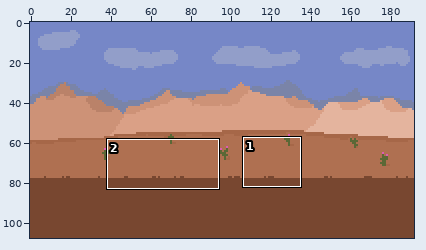
Two states of a pixel-art file, res_dev/texture/scene.ase. The first picture is a wide view before the edit; the outline marks the close-up.
Close-up. The starting point:
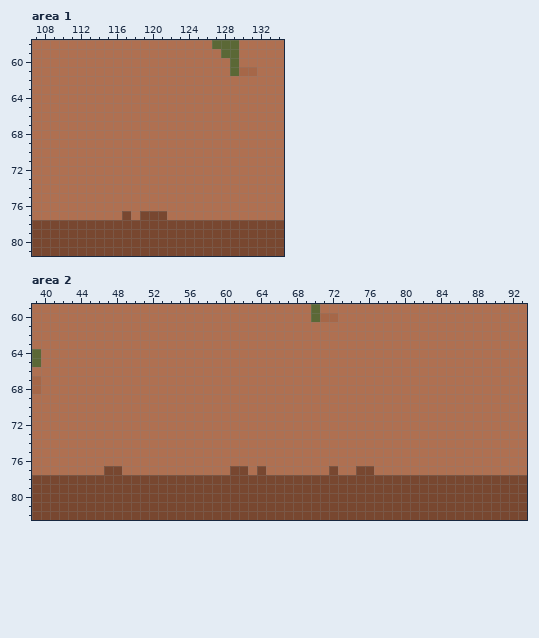
192x108 pixels, 1 frame. Shown: area 1: x 107..134, y 58..81; area 2: x 39..93, y 59..82.
And afterwards:
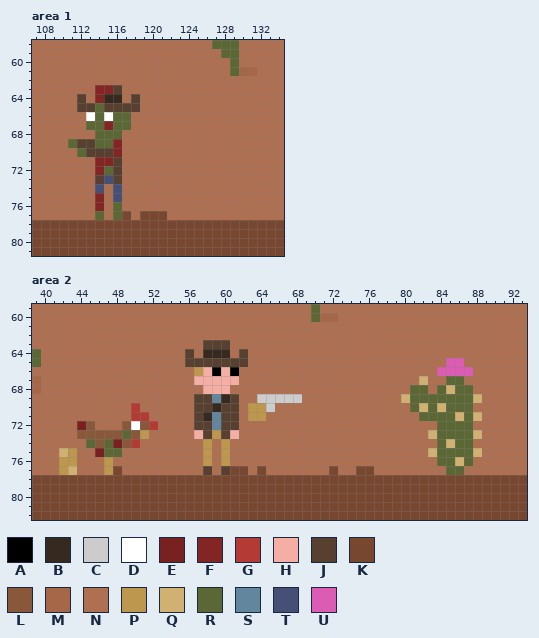
Palette (. is transparent): A #000000  B #362920  C #cccccc  D #ffffff  E #792121  F #832525  G #b43b35  H #f5aea3  J #574030  K #784730  L #89573a  M #a66748  N #af7051  P #bc974d  Q #d1b171  R #5b6836  S #62869e  T #464f75  U #dc5bb3
The exact change:
layer "Entities" now shown
Area 1, layer "Entities":
y 63: x 114..116 NNN -> FFJ
y 64: x 112 N -> J; x 114..116 NNN -> FBB; x 118 N -> J
y 65: x 112..118 NNNNNNN -> JJRJJJJ
y 66: x 113..117 NNNNN -> DRDRR
y 67: x 113..117 NNNNN -> RRFRR
y 68: x 114..116 NNN -> RRR
y 69: x 111..116 NNNNNN -> RJJRRF
y 70: x 112..116 NNNNN -> RJJJF
y 71: x 114..116 NNN -> FFJ
y 72: x 114..116 NNN -> FRJ
y 73: x 114..116 NNN -> JTJ
y 74: x 114 N -> T; x 116 N -> T
y 75: x 114 N -> F; x 116 N -> T
y 76: x 114 N -> F; x 116 N -> R
y 77: x 114 N -> R; x 116 N -> R
Area 2, layer "Entities":
y 63: x 58..60 NNN -> JJJ
y 64: x 56 N -> J; x 58..60 NNN -> BBB; x 62 N -> J
y 65: x 56..62 NNNNNNN -> JJJJJJJ; x 85..86 NN -> UU
y 66: x 57..61 NNNNN -> PHAHA; x 84..87 NNNN -> UUUU
y 67: x 57..61 NNNNN -> HHHHH; x 82 N -> Q; x 85..86 NN -> RR
y 68: x 58..60 NNN -> HHH; x 81..82 NN -> RR; x 84..87 NNNN -> RQRR
y 69: x 57..61 NNNNN -> JJSBJ; x 64..68 NNNNN -> CCCCC; x 80..88 NNNNNNNNN -> QRRRRRRRQ
y 70: x 50 N -> G; x 57..61 NNNNN -> JJBJJ; x 63..65 NNN -> PPC; x 81..87 NNNNNNN -> RQRQRRR
y 71: x 50..51 NN -> GG; x 57..61 NNNNN -> JBSJJ; x 63..64 NN -> PP; x 82..88 NNNNNNN -> RRRRQRQ
y 72: x 44..45 NN -> EL; x 49..52 NNNN -> LDLG; x 57..61 NNNNN -> JJSJJ; x 84..87 NNNN -> RRRR
y 73: x 44..51 NNNNNNNN -> LLLLLRLP; x 57..61 NNNNN -> HJPJH; x 83..88 NNNNNN -> QRRRRQ
y 74: x 45..50 NNNNNN -> RLRELG; x 58 N -> P; x 60 N -> P; x 84..87 NNNN -> RQRR
y 75: x 42..43 NN -> QP; x 46..48 NNN -> ERR; x 58 N -> P; x 60 N -> P; x 83..88 NNNNNN -> QRRRRQ
y 76: x 42..43 NN -> PP; x 47 N -> P; x 58 N -> P; x 60 N -> P; x 84..87 NNNN -> RRQR
y 77: x 42..43 NN -> PQ; x 47 K -> P; x 58 N -> J; x 60 N -> J; x 85..86 NN -> RR
Changed places in both close-ups, as pixel boxes (x1, y1, x2, y2):
changed: (68, 85, 140, 220)
changed: (185, 340, 302, 475)
changed: (401, 358, 482, 475)
changed: (59, 403, 158, 475)
